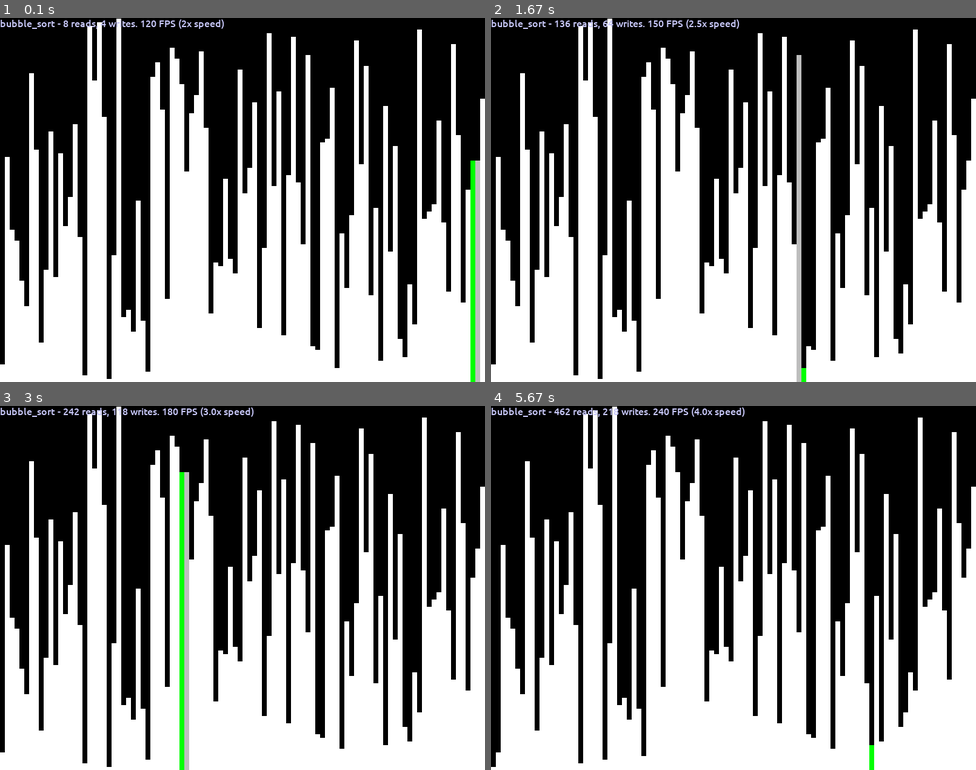
Above: before the commit, frames 1-4 (two rows, left to right).
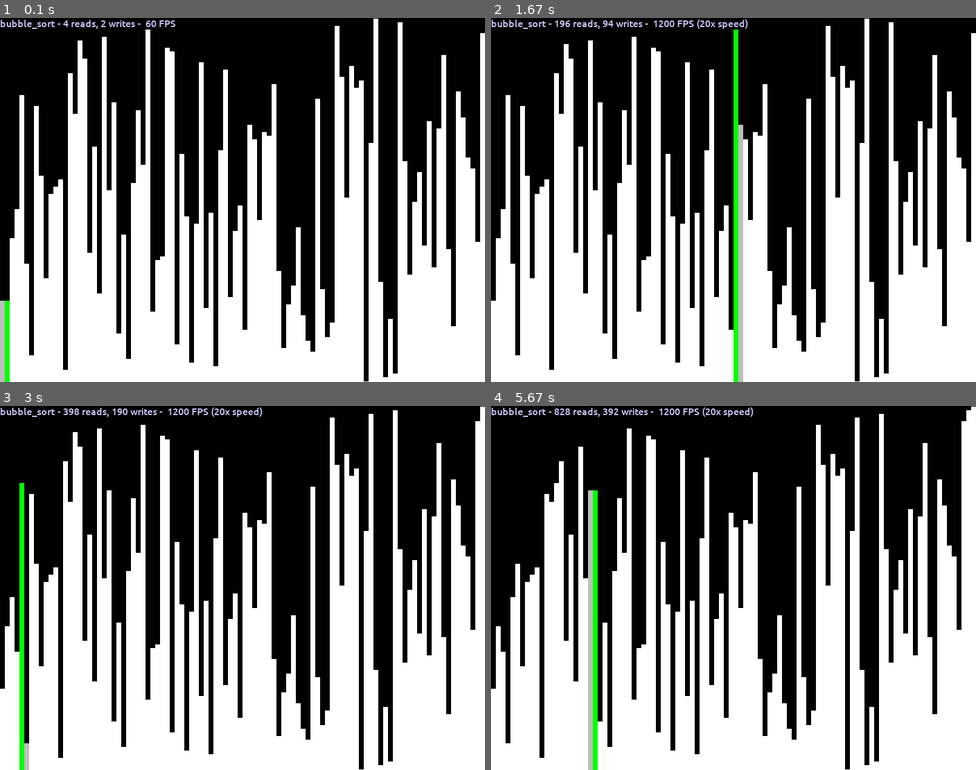
Above: after the commit, the same moments.

Repository: MichaelLesirge/intermediate-programming-class
Game: pygame game, started from sorting/visualizer.py
The game is run twice, just before and just after one commit, with the same random seed, the same clock (stepped at 60 frames per second) and the same inputs.
Inputs:
- Up to frame 1 (0.1 s): no input
- Up to frame 2 (1.67 s): hold Right 0.33-0.8 s; hold Up 0.83-1.13 s; hold Right 1.17-1.63 s
- Up to frame 3 (3 s): hold Up 2-2.37 s; hold Right from 2.4 s (still down)
- Up to frame 4 (5.67 s): release Right at 3.03 s; hold Up 3.97-4.27 s; hold Right 4.3-4.77 s; hold Up 5.13-5.5 s; hold Right from 5.53 s (still down)

The runs differ from the first frame. In frame 1, 37% of the frame differs, in the area x 0-100%, y 0-100%; in frame 2, 34%; in frame 3, 34%; in frame 4, 36%.

Commit message:
clean up some code

Diff:
--- a/sorting/visualizer.py
+++ b/sorting/visualizer.py
@@ -1,16 +1,13 @@
-import threading
-import winsound
-
 import pygame
 
 import algorithms
 from util import make_random
 
-sorting_algorithms = {algorithms.bubble_sort: 2, algorithms.insertion_sort: 1, algorithms.selection_sort: 1, algorithms.merge_sort: 1}
-
 pygame.init()
 
 class Config:
+    SORTING_ALGORITHMS = [algorithms.bubble_sort, algorithms.insertion_sort, algorithms.selection_sort, algorithms.merge_sort]
+
     SCREEN_WIDTH = 800
     SCREEN_HEIGHT = 600
 
@@ -24,8 +21,10 @@
     BACKGROUND_COLOR = (0, 0, 0)
     DEFAULT_BLOCK_COLOR = (255, 255, 255)
 
-    FREQUENCY_MIN, FREQUENCY_MAX = 100, 10000
-    MAX_DURATION = 1
+    READ_BLOCK_COLOR = "grey"
+    WRITE_BLOCK_COLOR = "green"
+
+    TEXT_COLOR = ()
 
     FPS_CHANGE = 0.5
 
@@ -38,10 +37,10 @@
 
         self.update_func = update_func
 
-        # self.height_unit = Config.SCREEN_HEIGHT // max(array)
-        self.height_unit = (Config.HEIGHT_MAX - Config.HEIGHT_MIN) // max(array)
+        # self.height_unit = Config.SCREEN_HEIGHT / max(array)
+        self.height_unit = (Config.HEIGHT_MAX - Config.HEIGHT_MIN) / max(array)
 
-        self.width_unit = Config.SCREEN_WIDTH // len(array)
+        self.width_unit = Config.SCREEN_WIDTH / len(array)
 
         # TODO keep track of updates and only draw changes
         # self.updates = []
@@ -51,8 +50,9 @@
         self.rect_key: dict[int, pygame.Rect] = {value: self.make_value_rect(value, index) for index, value in enumerate(self)}
 
     def make_value_rect(self, index: int, value: int) -> pygame.Rect:
-        height = (self.height_unit * value) + Config.HEIGHT_MIN
-        return pygame.Rect(Config.SCREEN_WIDTH - (self.width_unit * (index + 1)), height, self.width_unit, Config.SCREEN_HEIGHT)
+        # height = Config.SCREEN_HEIGHT - value * self.height_unit
+        height = Config.HEIGHT_MAX - value * self.height_unit
+        return pygame.Rect((self.width_unit * index), height, self.width_unit, Config.SCREEN_HEIGHT)
 
     def draw_all(self, screen: pygame.Surface) -> None:
         highlighted_indexes = {value: key for key, value in self.marks.items()}
@@ -62,7 +62,7 @@
     def __getitem__(self, index):
         self.reads += 1
 
-        self.marks["grey"] = index
+        self.marks[Config.READ_BLOCK_COLOR] = index
         self.update_func(self)
 
         return super().__getitem__(index)
@@ -72,8 +72,8 @@
 
         # if Config.MAX_DURATION != 0: threading.Thread(target=self.beep, args=(value,), kwargs={}).start()
 
-        self.marks["green"] = index
-        self.update_func(self, value)
+        self.marks[Config.WRITE_BLOCK_COLOR] = index
+        self.update_func(self)
 
         return super().__setitem__(index, value)
 
@@ -90,10 +90,10 @@
     font = pygame.font.Font('sorting/font.ttf', 16)
 
 
-    for sorter, fps_adjuster in sorting_algorithms.items():
-        frequency_block = (Config.FREQUENCY_MAX - Config.FREQUENCY_MIN) / Config.ARRAY_LENGTH
+    for sorter in Config.SORTING_ALGORITHMS:
+        fps_adjuster = 1
 
-        def update_screen(display_array, value = None):
+        def update_screen(display_array):
             nonlocal fps_adjuster
 
             for event in pygame.event.get():
@@ -101,20 +101,18 @@
                 if event.type == pygame.KEYDOWN:
                     if event.key == pygame.K_DOWN: fps_adjuster = round(max(fps_adjuster - Config.FPS_CHANGE, 0), 2)
                     if event.key == pygame.K_UP: fps_adjuster = round(min(fps_adjuster + Config.FPS_CHANGE, 20), 2)
+                    if event.key == pygame.K_RIGHT: fps_adjuster = float("inf")
+
+            if fps_adjuster == float("inf"): return
 
             screen.fill(Config.BACKGROUND_COLOR)
             display_array.draw_all(screen)
 
             fps = int(Config.BASE_FPS * fps_adjuster) if fps_adjuster else 1
 
-            speed_multiplayer = f" ({fps_adjuster}x speed)"
-            text = font.render(f"{sorter.__name__} - {display_array.reads} reads, {display_array.writes} writes. {fps} FPS{'' if fps_adjuster == 1 else speed_multiplayer}", True, (200, 200, 250))
+            fps_data =  f" {fps} FPS" + ('' if fps_adjuster in (0, 1) else f" ({fps_adjuster}x speed)")
+            text = font.render(f"{sorter.__name__} - {display_array.reads} reads, {display_array.writes} writes - {fps_data}", True, (200, 200, 250))
             text_rect = text.get_rect()
-
-            if value:
-                frequency = int(Config.FREQUENCY_MAX - (frequency_block * value))
-                duration = int(min(1 / fps, Config.MAX_DURATION) * 1000)
-                threading.Thread(target=lambda: winsound.Beep(frequency, duration)).start()
 
             screen.blit(text, text_rect)
 
